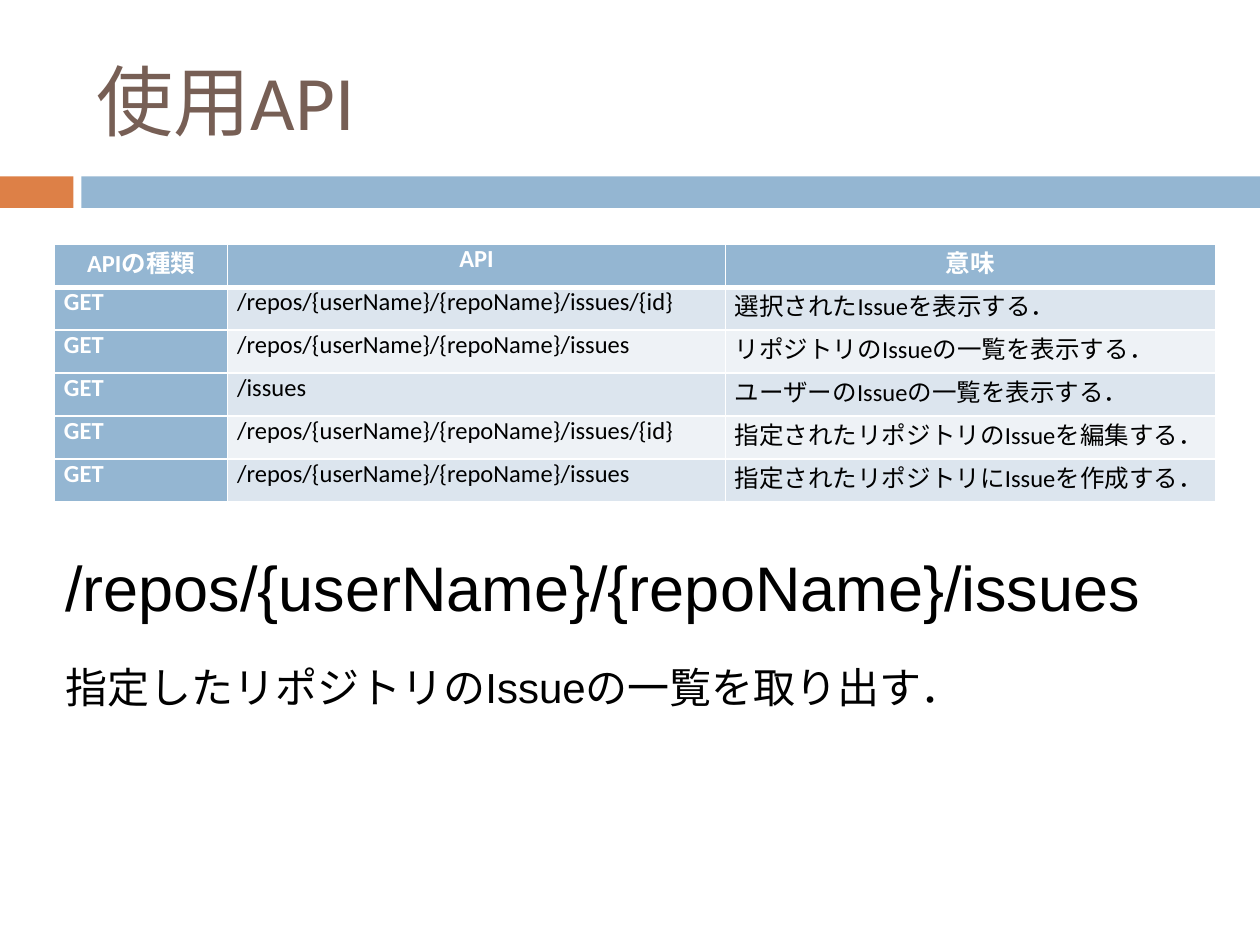
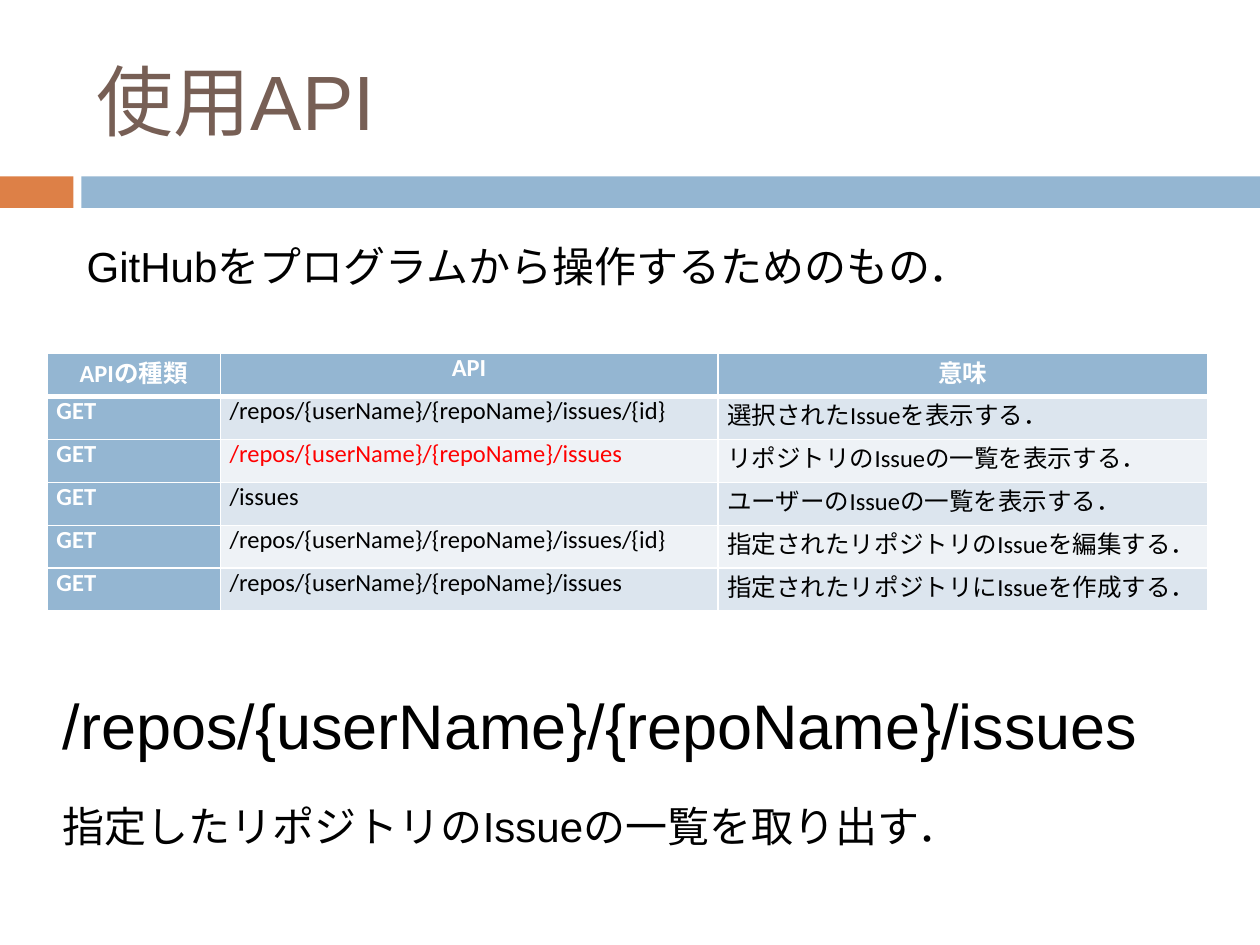
Before and after one commit to keimatsui/kadai, a slide deck: slide 13 of 卒業論文/2012/久保孝樹/最終発表/最終発表.pptx (slide 12 before the commit). Drawn at 1260x945 pixels with LibreOffice and Linux fonts; fonts in the diff are those of the drawing. Boxes give left, top, right and bottom in pixels: in the first picture for what was removed or moved away, otherwise in the second. Text is boxed around its words. In the diff, an @@ line names an element or a change of style, - is before the commit and + after.

```diff
--- a/卒業論文/2012/久保孝樹/最終発表/最終発表.pptx
+++ b/卒業論文/2012/久保孝樹/最終発表/最終発表.pptx
@@ title "使用API" at bbox=[97, 65, 375, 137]: font Calibri to Arial @@
@@ text added at bbox=[87, 248, 971, 286], 24 pt, text #000000 @@
+GitHubをプログラムから操作するためのもの．
@@ table at bbox=[47, 354, 1207, 612] @@
@@ text colour #000000 to #FF0000 in "/repos/{userName}/{repoName}/issues" @@
@@ table: place and size @@
-table at bbox=[54, 244, 1215, 503]
+table at bbox=[47, 354, 1207, 612]
@@ text "/repos/{userName}/{repoName}/issues": place and size @@
-text "/repos/{userName}/{repoName}/issues" at bbox=[65, 565, 1140, 707]
+text "/repos/{userName}/{repoName}/issues" at bbox=[63, 703, 1138, 846]
```
Also in this commit, not shown: 9 other slides changed.
